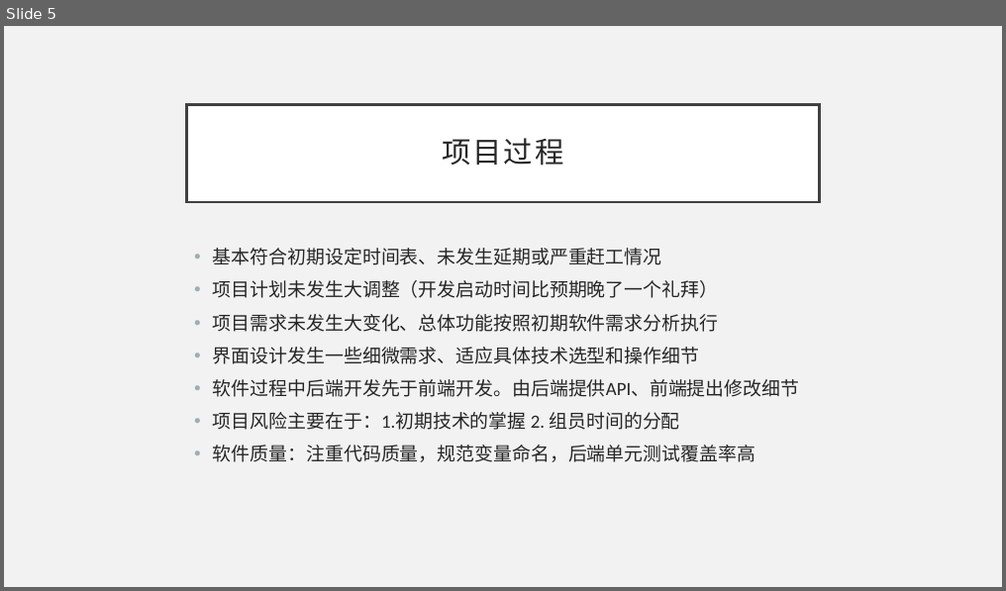
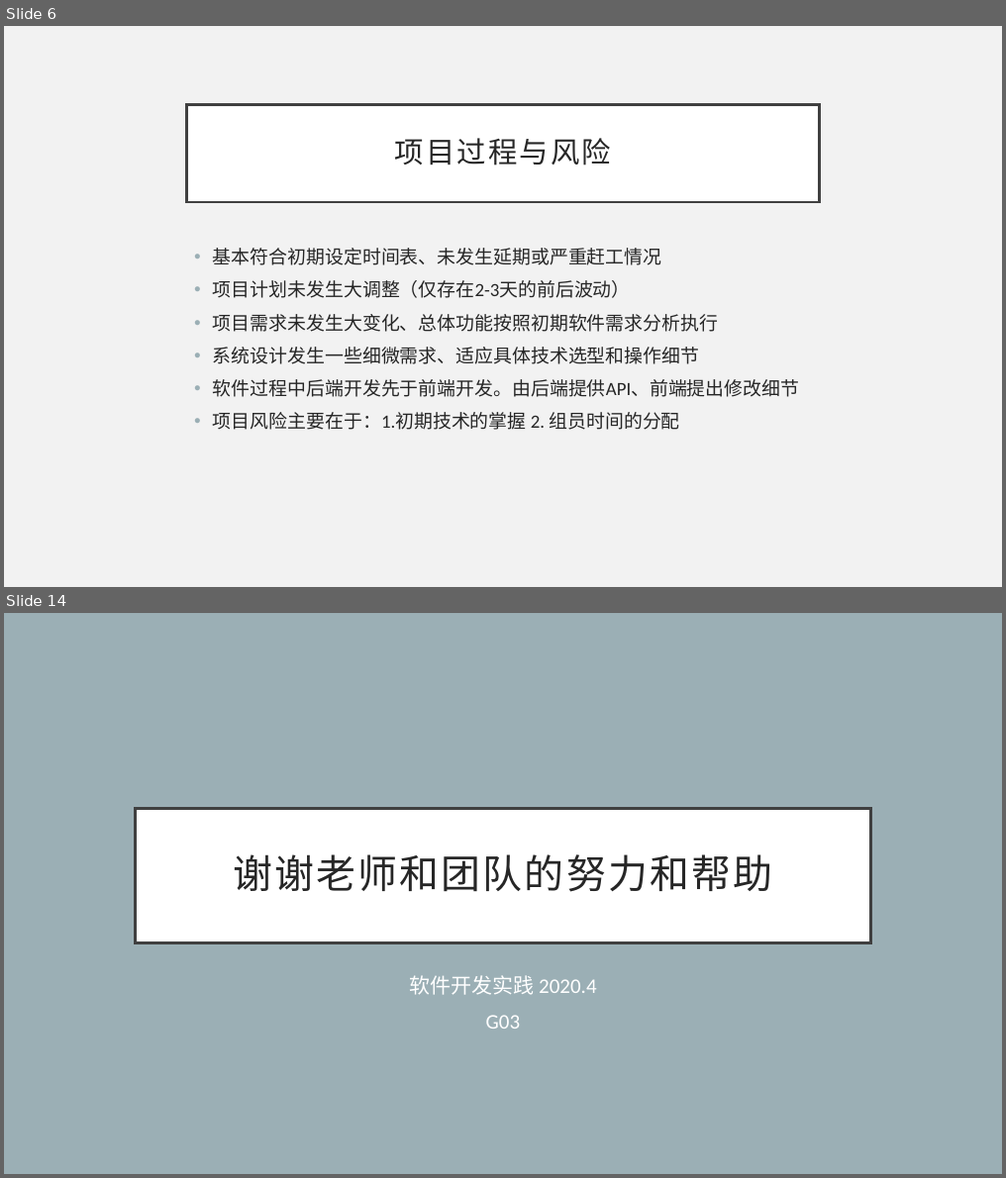
Before and after one commit to ceej7/ProjMGT, a slide deck: achieveit-docs/week8/演示文档_G03.pptx. Shown one above the other, each under a label of ours: slide 5 before the commit, slides 6 and 14 after it; the slides between them are not shown. The pictures are 1006x591 and 1006x1178 pixels, drawn with LibreOffice and Linux fonts; fonts in the diff are those of the drawing. Boxes give left, top, right and bottom in pixels: in the first picture for what was removed or moved away, otherwise in the second. Text is boxed around its words. In the diff, an @@ line names an element or a change of style, - is before the commit and + after.

```diff
--- a/achieveit-docs/week8/演示文档_G03.pptx
+++ b/achieveit-docs/week8/演示文档_G03.pptx
@@ slide 14 added at box(4, 613, 1002, 1174), background #9BAFB5 @@
@@ title added at box(135, 808, 871, 943), fill #FFFFFF, outline #404040 3 pt, 38 pt, text #262626 @@
+谢谢老师和团队的努力和帮助
@@ subtitle added at box(409, 975, 597, 1029), 20 pt, text #FFFFFF @@
+软件开发实践 2020.4
+G03
@@ what was slide 5 is now slide 6 @@
@@ slide 6 changed as well @@
@@ title at box(395, 138, 611, 166): text changed @@
-项目过程
+项目过程与风险
@@ text at box(213, 280, 631, 298): text changed @@
-• 项目计划未发生大调整（开发启动时间比预期晚了一个礼拜）
+• 项目计划未发生大调整（仅存在2-3天的前后波动）
@@ text at box(213, 347, 699, 365): text changed @@
-• 界面设计发生一些细微需求、适应具体技术选型和操作细节
+• 系统设计发生一些细微需求、适应具体技术选型和操作细节
@@ text at box(213, 445, 755, 463): paragraph removed @@
-• 软件质量：注重代码质量，规范变量命名，后端单元测试覆盖率高
```
Also in this commit, not shown: 3 other slides changed, 8 other slides added, 1 slide removed, 5 other files.
